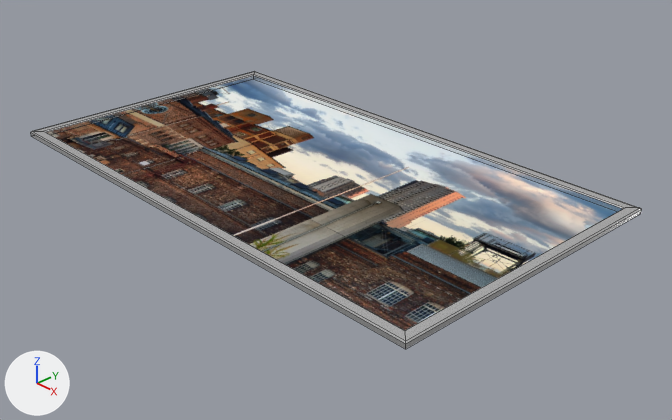
Before and after pictures for a commit that changed the Blender file public/painting-003.blend.
Camera for both pictures: a camera (50 mm lens) standing at (2.26, -1.99, 1.32) and looking at (0.11, 0.03, -0.12). Arrows for +X, +Y and +Z are at lower left; the lights stay in place. Mesh edges are drawn as thin lines.
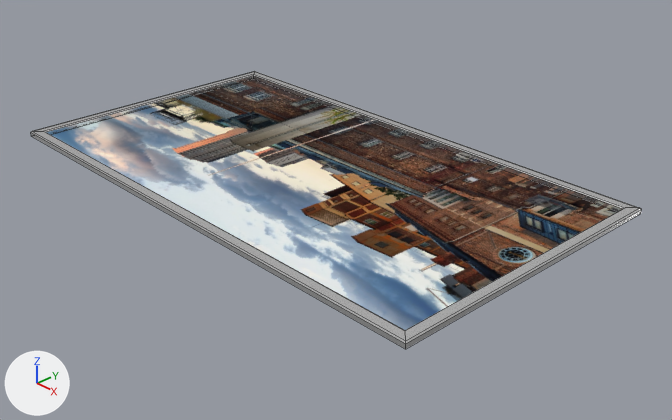
Where the newer file only moved an object's origin or applied its transform, the numbers keep the older frame.

Boxes [x1, y1, x2, y2] around the edits, measured in the pictures (672 x 420 px):
'Plane.001', reshaped: before [51, 79, 624, 330]; after [51, 79, 618, 330]

The edits, one by one:
me_plane_001 has 4 vertices, 1 face and spans x -1.8..1.8, y -1.01..1.01, z 0.0.
me_plane_001 is used by ob_plane_001; location (0.0, 0.0, 0.0); scale (0.544, 0.544, 0.544).
Part 1, on me_plane_001:
Vertex 0 of me_plane_001 moves from (-1.8, -1.01, 0.0) at pixel (31, 136) to (1.74, 0.98, 0.0).
Vertex 1 of me_plane_001 moves from (1.8, -1.01, 0.0) at pixel (405, 349) to (-1.74, 0.98, 0.0).
Vertex 2 of me_plane_001 moves from (-1.8, 1.01, 0.0) to (1.74, -0.98, 0.0).
Vertex 3 of me_plane_001 moves from (1.8, 1.01, 0.0) at pixel (640, 213) to (-1.74, -0.98, 0.0).
